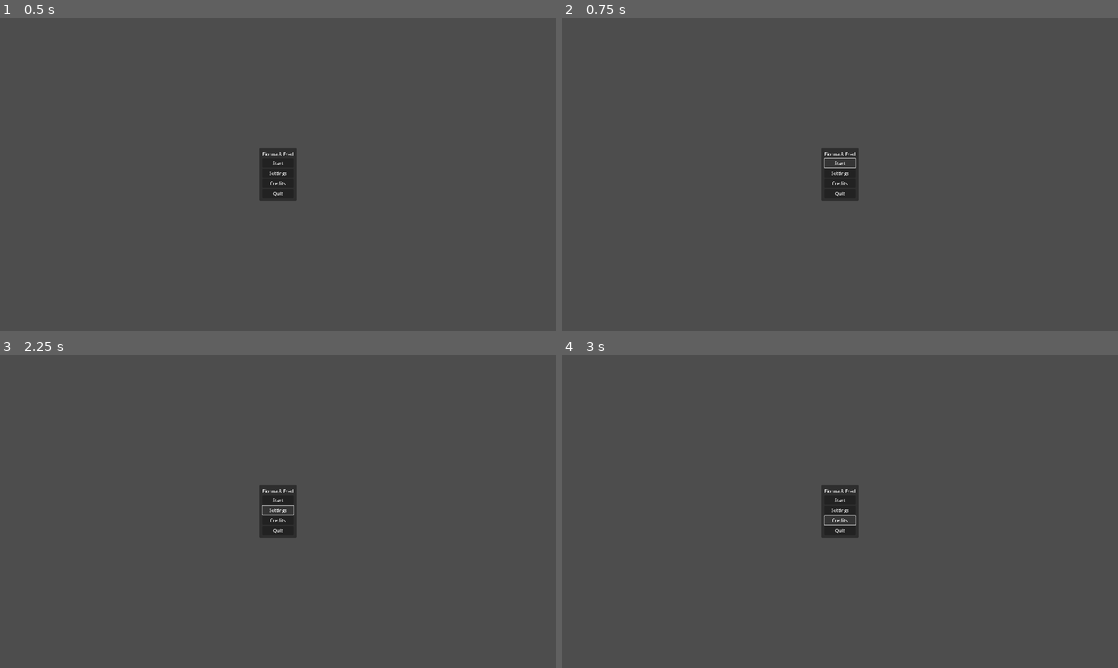
Above: before the commit, frames 1-4 (two rows, left to right).
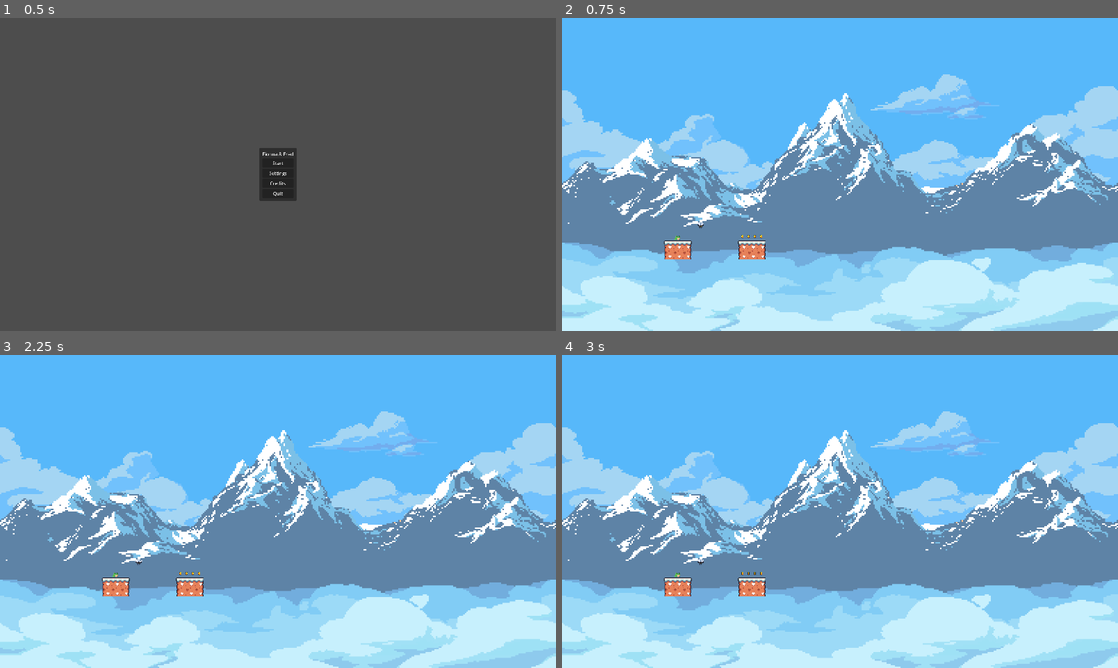
Above: after the commit, the same moments.

Repository: AntonioVitalic/Taller_Desarrollo_Videojuegos_GP1
Game: Godot game, scene res://scenes/ui/MainMenu.tscn
The game is run twice, just before and just after one commit, with the same random seed, the same clock (stepped at 60 frames per second) and the same inputs.
Inputs (mouse positions are in pixels of both pictures, inside the frame that each line leads up to):
- Up to frame 1 (0.5 s): no input
- Up to frame 2 (0.75 s): click "Start" at 0.5 s
- Up to frame 3 (2.25 s): click (278, 498) at 1.25 s, where only the run before the commit has a clickable "Start"; click (278, 511) at 2 s, where only the run before the commit has a clickable "Settings"
- Up to frame 4 (3 s): click (840, 520) at 2.75 s, where only the run before the commit has a clickable "Credits"

Frame 1 is identical in both runs. In frame 2, 100% of the frame differs, in the area x 0-100%, y 0-100%; in frame 3, 100%; in frame 4, 100%.

Commit message:
refactor: Changes initial level from 0 to 1_1

Diff:
--- a/scenes/ui/MainMenu.gd
+++ b/scenes/ui/MainMenu.gd
@@ -10,7 +10,7 @@
 	quit_button_mm.pressed.connect(_on_quit_pressed)
 
 func _on_start_pressed():
-	get_tree().change_scene_to_file("res://scenes/backgroundScenes/level0.tscn")
+	get_tree().change_scene_to_file("res://scenes/backgroundScenes/level1_1.tscn")
 
 func _on_settings_pressed():
 	pass
